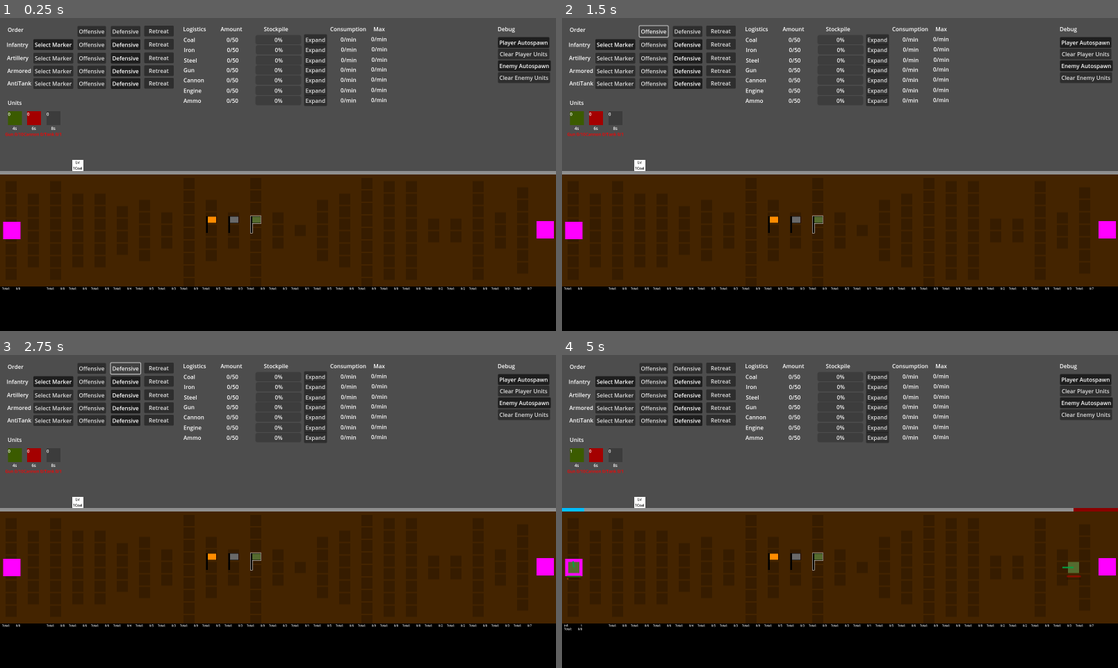
Above: before the commit, frames 1-4 (two rows, left to right).
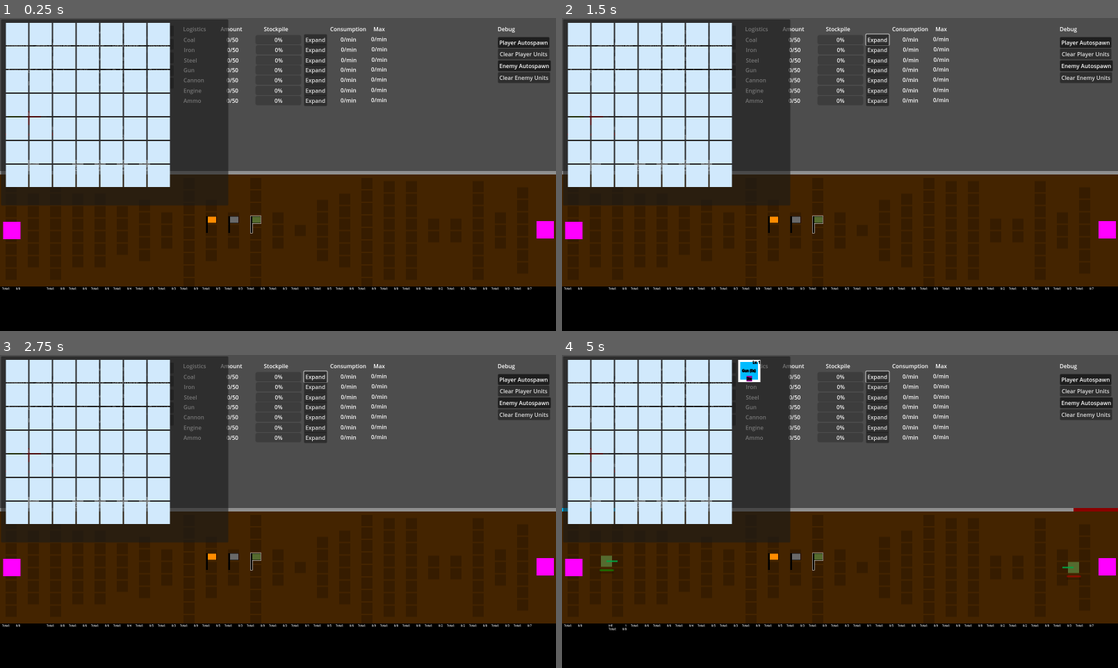
Above: after the commit, the same moments.

Repository: dwlee0802/AttritionWarfare
Game: Godot game, scene res://Scenes/game.tscn
Two runs of this game, one before a commit and one after it. Both use one fixed random seed, a clock stepped at 60 frames per second and the inputs below.
Inputs:
- Up to frame 1 (0.25 s): no input
- Up to frame 2 (1.5 s): click "Expand" at 0.5 s; click "Offensive" at 1.25 s
- Up to frame 3 (2.75 s): click "Defensive" at 2 s
- Up to frame 4 (5 s): click "Retreat" at 2.75 s; click "Select Marker" at 3.5 s; click "0" at 4.25 s

The runs differ from the first frame. In frame 1, 23% of the frame differs, in the area x 0-42%, y 0-60%; in frame 2, 23%; in frame 3, 23%; in frame 4, 23%, in the area x 0-59%, y 0-88%.

Commit message:
Added swapping to IB editor.

Diff:
--- /dev/null
+++ b/Scenes/ConstructionTab.gd
@@ -0,0 +1,14 @@
+extends Label
+class_name ConstructionTab
+
+@onready var fundsLabel: Label = $FundsLabel
+
+
+# Called when the node enters the scene tree for the first time.
+func _ready():
+	pass # Replace with function body.
+
+
+# Called every frame. 'delta' is the elapsed time since the previous frame.
+func _process(delta):
+	fundsLabel.text = "Funds: " + str(int(Game.playerNation.funds))
--- /dev/null
+++ b/Scenes/Deck.gd
@@ -0,0 +1,27 @@
+extends HFlowContainer
+
+func _can_drop_data(_at_position: Vector2, data: Variant) -> bool:
+	print("can drop")
+	if data is IndustryBlock:
+		return true
+
+	return false
+
+
+# swap positions with new block
+func _drop_data(_at_position: Vector2, data: Variant) -> void:
+	# remove old parent's neighbors' bonuses
+	var theirParent = data.get_parent()
+
+	# swap bonuses for their parent
+	if theirParent is IndustrySlot:
+		for key in theirParent.neighborSlots.keys():
+			theirParent.neighborSlots[key].bonus_speed -= data.industry.bonusAmount
+
+	# decoupling
+	theirParent.remove_child(data)
+
+	# swap children
+	add_child(data)
+
+	data.position = Vector2.ZERO
--- a/Scenes/game.tscn
+++ b/Scenes/game.tscn
@@ -16,11 +16,13 @@
 [ext_resource type="ButtonGroup" uid="uid://wj5dpb8njxdy" path="res://Misc/artillery_order_button_group.tres" id="9_l64jy"]
 [ext_resource type="ButtonGroup" uid="uid://6mx1hky7l8wr" path="res://Misc/armored_order_button_group.tres" id="10_v5opw"]
 [ext_resource type="ButtonGroup" uid="uid://cw040k3tugkfl" path="res://Misc/antitank_order_button_group.tres" id="11_tirxr"]
+[ext_resource type="Script" path="res://Scenes/ConstructionTab.gd" id="14_jv0wn"]
 [ext_resource type="Script" path="res://Scripts/World.gd" id="16_g4x6a"]
 [ext_resource type="PackedScene" uid="uid://vpwwfpyp3c50" path="res://Scenes/command_marker.tscn" id="17_uqvni"]
 [ext_resource type="Script" path="res://Scripts/Ground.gd" id="18_c33n3"]
 [ext_resource type="PackedScene" uid="uid://ps851n03q6ik" path="res://Scenes/block.tscn" id="19_n67nq"]
 [ext_resource type="PackedScene" uid="uid://b8dplhrs8j080" path="res://Scenes/industry_editor.tscn" id="21_250fa"]
+[ext_resource type="Script" path="res://Scenes/Deck.gd" id="23_b2mc6"]
 
 [sub_resource type="InputEventKey" id="InputEventKey_2uyt1"]
 device = -1
@@ -955,6 +957,22 @@
 horizontal_alignment = 1
 vertical_alignment = 1
 
+[node name="ConstructionTab" type="Label" parent="."]
+layout_mode = 0
+offset_left = 295.0
+offset_top = 302.0
+offset_right = 395.0
+offset_bottom = 325.0
+text = "Construction"
+script = ExtResource("14_jv0wn")
+
+[node name="FundsLabel" type="Label" parent="ConstructionTab"]
+layout_mode = 0
+offset_top = 28.0
+offset_right = 65.0
+offset_bottom = 51.0
+text = "Funds: 0"
+
 [node name="PlayerNation" type="Node" parent="." node_paths=PackedStringArray("hq")]
 script = ExtResource("4_kokw5")
 hq = NodePath("../World/PlayerHQ")
@@ -1224,9 +1242,10 @@
 [node name="Block" parent="World/Ground" instance=ExtResource("19_n67nq")]
 layout_mode = 2
 
-[node name="Block2" parent="World/Ground" instance=ExtResource("19_n67nq")]
+[node name="Block2" parent="World/Ground" node_paths=PackedStringArray("industry") instance=ExtResource("19_n67nq")]
 layout_mode = 2
 ignoreCombatWidth = true
+industry = NodePath("../../../PlayerNation/Industry/Gun Factory")
 
 [node name="Block3" parent="World/Ground" instance=ExtResource("19_n67nq")]
 layout_mode = 2
@@ -1235,14 +1254,17 @@
 layout_mode = 2
 industry = NodePath("../../../PlayerNation/Industry/Coal Mines")
 
-[node name="Block5" parent="World/Ground" instance=ExtResource("19_n67nq")]
-layout_mode = 2
-
-[node name="Block6" parent="World/Ground" instance=ExtResource("19_n67nq")]
-layout_mode = 2
-
-[node name="Block7" parent="World/Ground" instance=ExtResource("19_n67nq")]
-layout_mode = 2
+[node name="Block5" parent="World/Ground" node_paths=PackedStringArray("industry") instance=ExtResource("19_n67nq")]
+layout_mode = 2
+industry = NodePath("../../../PlayerNation/Industry/Iron Mines")
+
+[node name="Block6" parent="World/Ground" node_paths=PackedStringArray("industry") instance=ExtResource("19_n67nq")]
+layout_mode = 2
+industry = NodePath("../../../PlayerNation/Industry/Steel Mill")
+
+[node name="Block7" parent="World/Ground" node_paths=PackedStringArray("industry") instance=ExtResource("19_n67nq")]
+layout_mode = 2
+industry = NodePath("../../../PlayerNation/Industry/Ammo Factory")
 
 [node name="Block8" parent="World/Ground" instance=ExtResource("19_n67nq")]
 layout_mode = 2
@@ -1322,7 +1344,6 @@
 
 [node name="IndustryEditor" parent="." instance=ExtResource("21_250fa")]
 process_priority = 1
-visible = false
 layout_mode = 0
 anchors_preset = 0
 anchor_right = 0.0
@@ -1333,6 +1354,9 @@
 offset_bottom = 539.0
 grow_horizontal = 1
 grow_vertical = 1
+
+[node name="Deck" parent="IndustryEditor/Editor" index="1"]
+script = ExtResource("23_b2mc6")
 
 [node name="DebugTab" type="Label" parent="."]
 layout_mode = 0
--- a/Scripts/Block.gd
+++ b/Scripts/Block.gd
@@ -168,7 +168,7 @@
 			# this block was just lost from player
 			# remove self's IB from deck or editor
 			if industryBlock != null:
-				if industryBlock.get_parent() is BlockSlot:
+				if industryBlock.get_parent() is IndustrySlot:
 					industryBlock.get_parent().RemoveBonus()
 
 				industryBlock.queue_free()
--- a/Scripts/IndustryBlock.gd
+++ b/Scripts/IndustryBlock.gd
@@ -116,6 +116,56 @@
 	return t
 
 
+# return true for swapping
+func _can_drop_data(_at_position: Vector2, data: Variant) -> bool:
+	if data is IndustryBlock:
+		return true
+
+	return false
+
+
+# swap positions with new block
+func _drop_data(_at_position: Vector2, data: Variant) -> void:
+	if data == self:
+		return
+
+	# remove old parent's neighbors' bonuses
+	var parent = get_parent()
+	var theirParent = data.get_parent()
+
+	# swap bonuses for their parent
+	if theirParent is IndustrySlot:
+		for key in theirParent.neighborSlots.keys():
+			theirParent.neighborSlots[key].bonus_speed += industry.bonusAmount
+			theirParent.neighborSlots[key].bonus_speed -= data.industry.bonusAmount
+
+	# for our parent
+	if parent is IndustrySlot:
+		for key in parent.neighborSlots.keys():
+			parent.neighborSlots[key].bonus_speed -= industry.bonusAmount
+			parent.neighborSlots[key].bonus_speed += data.industry.bonusAmount
+
+	# decoupling
+	parent.remove_child(self)
+	theirParent.remove_child(data)
+
+	# swap children
+	if theirParent is IndustrySlot:
+		theirParent.get_child(0).add_sibling(self)
+		theirParent._data = self
+	else:
+		theirParent.add_child(self)
+
+	if parent is IndustrySlot:
+		parent.get_child(0).add_sibling(data)
+		parent._data = data
+	else:
+		parent.add_child(data)
+
+	position = Vector2.ZERO
+	data.position = Vector2.ZERO
+
+
 func ApplyBonus():
 	var parent = get_parent()
 	if parent is IndustrySlot:
--- a/Scripts/IndustryTab.gd
+++ b/Scripts/IndustryTab.gd
@@ -12,7 +12,7 @@
 
 # Called every frame. 'delta' is the elapsed time since the previous frame.
 func _process(_delta):
-	resourceStockLabel.text = str(int(Game.playerNation.revenue)) + " (" + str(Game.playerNation.revenuePerSecond) + "/s)"
+	pass
 
 
 func MakeIndustryPanel() -> IndustryPanel:
--- a/Scripts/Nation.gd
+++ b/Scripts/Nation.gd
@@ -15,7 +15,7 @@
 var supplyOrders = []
 const MAX_PRIORITY_LEVEL: int = 10
 
-var revenue: float = 0
+var funds: float = 0
 var revenuePerSecond: float = 100
 
 
@@ -67,7 +67,7 @@
 
 # Called every frame. 'delta' is the elapsed time since the previous frame.
 func _process(delta):
-	revenue += delta * revenuePerSecond
+	funds += delta * revenuePerSecond
 
 	ProcessSupplyOrders()
 	ClearSupplyOrders()
--- a/Scripts/industry_slot.gd
+++ b/Scripts/industry_slot.gd
@@ -45,7 +45,7 @@
 	# remove old parent's neighbors' bonuses
 	if data.get_parent() is IndustrySlot:
 		for key in data.get_parent().neighborSlots.keys():
-			neighborSlots[key].bonus_speed -= data.industry.bonusAmount
+			data.get_parent().neighborSlots[key].bonus_speed -= data.industry.bonusAmount
 			if neighborSlots[key].bonus_speed < 0:
 				print("ERROR bonus shouldnt go below zero")
 				neighborSlots[key].bonus_speed = 0
@@ -69,4 +69,5 @@
 
 	for key in neighborSlots.keys():
 		neighborSlots[key].bonus_speed -= _data.industry.bonusAmount
-		_data = null
+
+	_data = null
Not shown: 1 places in Scenes/game.tscn that only renumber resources
